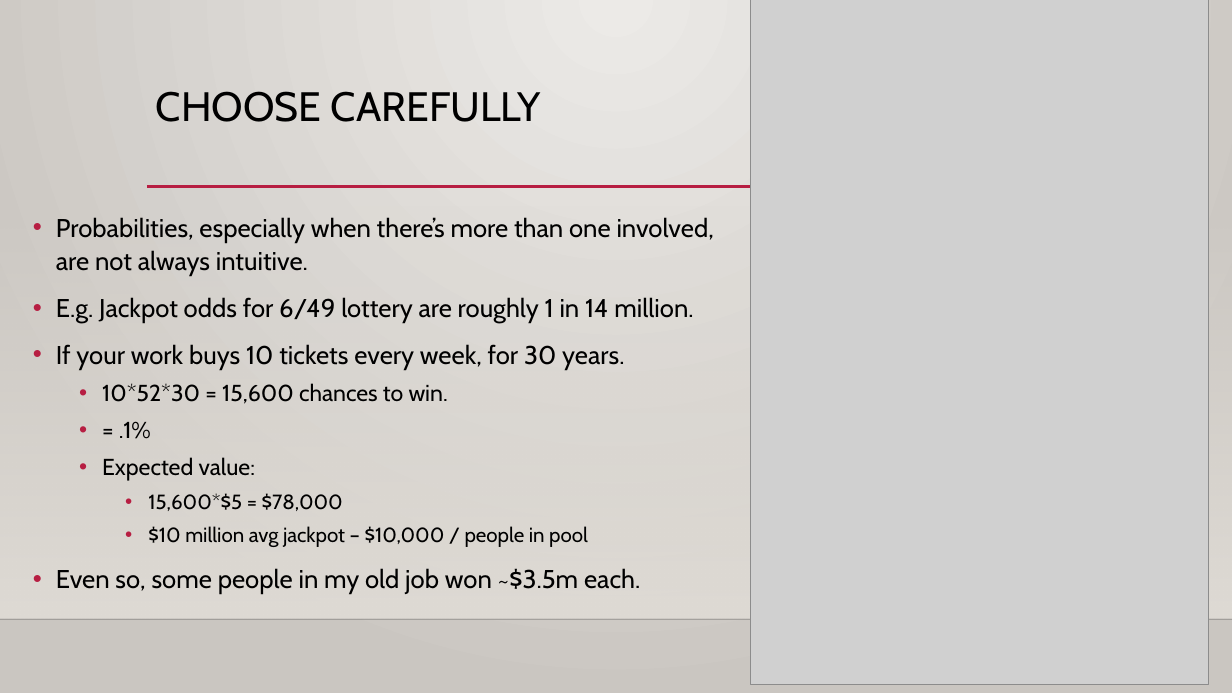
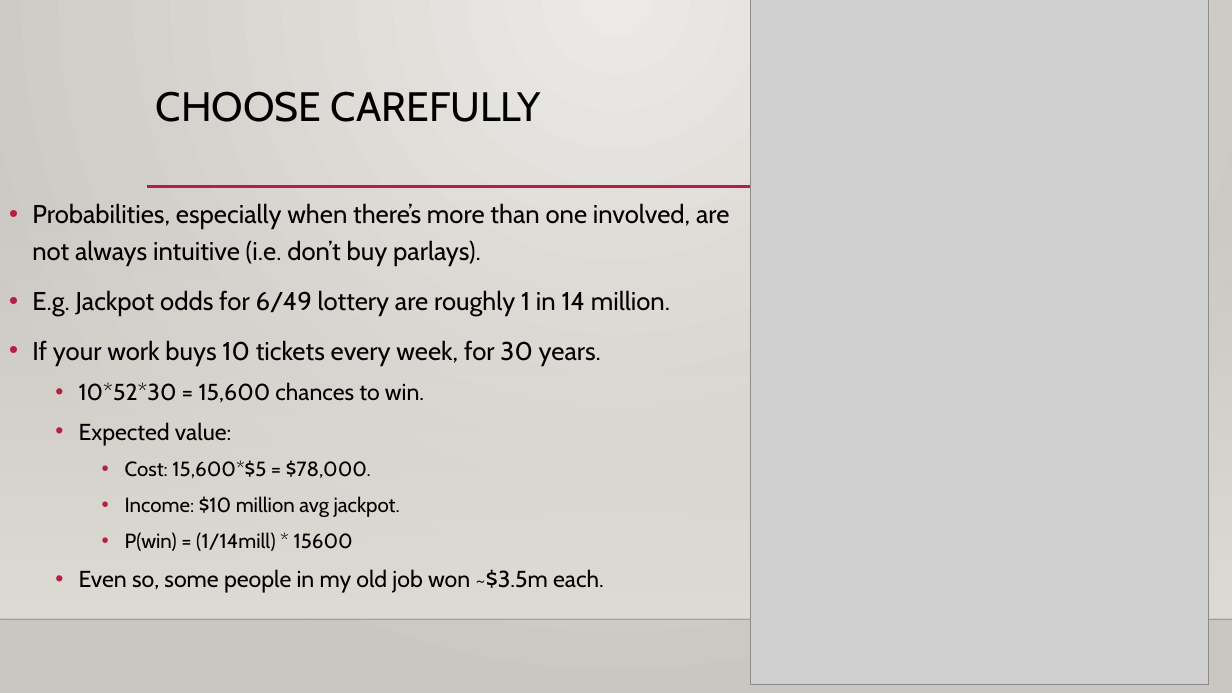
Before and after one commit to AkeemSemperDataScience/Basic_Stats_in_Python_Student_Repository, a slide deck: slide 17 of reference_material/slides/013_Probability_and_Bayes.pptx (slide 12 before the commit). Drawn at 1232x693 pixels with LibreOffice and Linux fonts; fonts in the diff are those of the drawing; grey boxes stand for pictures; background and template pictures are left out. Boxes give left, top, right and bottom in pixels: in the first picture for what was removed or moved away, otherwise in the second. Text is boxed around its words. In the diff, an @@ line names an element or a change of style, - is before the commit and + after.

```diff
--- a/reference_material/slides/013_Probability_and_Bayes.pptx
+++ b/reference_material/slides/013_Probability_and_Bayes.pptx
@@ text "Probabilities, especially when there’s more ...": place and size @@
-text "Probabilities, especially when there’s more ..." at (56,217,714,594)
+text "Probabilities, especially when there’s more ..." at (32,203,729,593)
@@ text at (32,203,729,266): text changed @@
-• Probabilities, especially when there’s more than one involved, are not always intuitive.
+• Probabilities, especially when there’s more than one involved, are not always intuitive (i.e. don’t buy parlays).
@@ text at (32,290,670,593): size 20 to 18 pt in "Even so, some people in my old ..."; line spacing 1.1 to 1.2; list level 1 to 2 in "Even so, some people in ..." @@
@@ text at (119,421,151,439): paragraph removed @@
-  • = .1%
@@ text at (125,460,400,551): text changed @@
-    • 15,600*$5 = $78,000
-    • $10 million avg jackpot – $10,000 / people in pool
+    • Cost: 15,600*$5 = $78,000.
+    • Income: $10 million avg jackpot.
+    • P(win) = (1/14mill) * 15600
```
Also in this commit, not shown: 15 other slides changed, 13 slides added, 1 slide removed.
